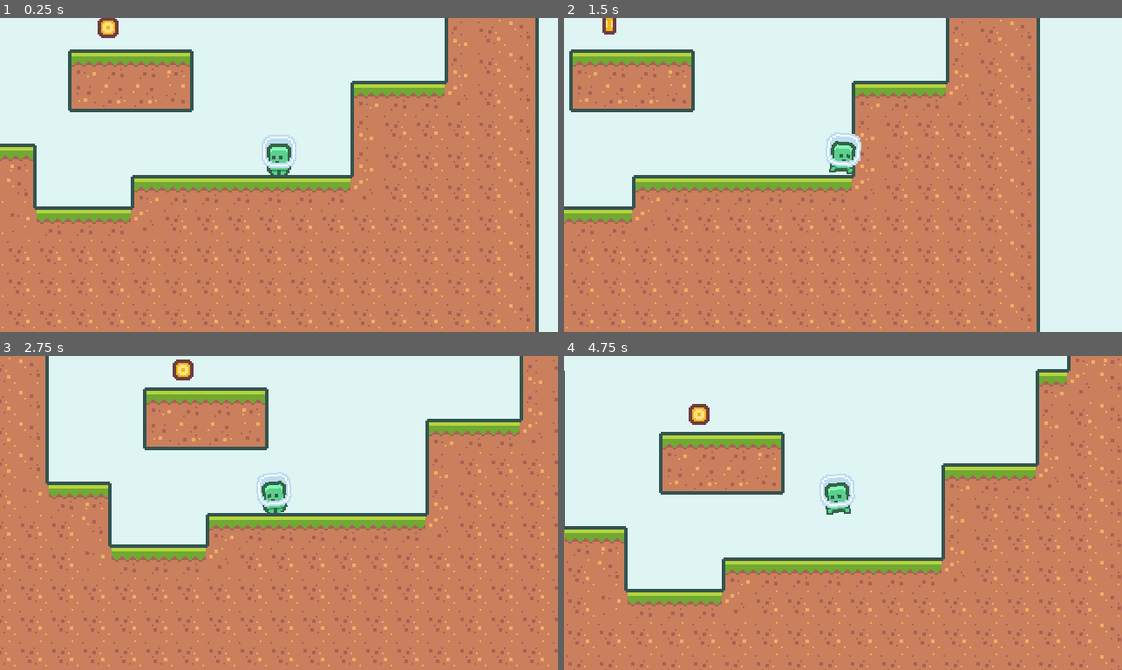
Above: before the commit, frames 1-4 (two rows, left to right).
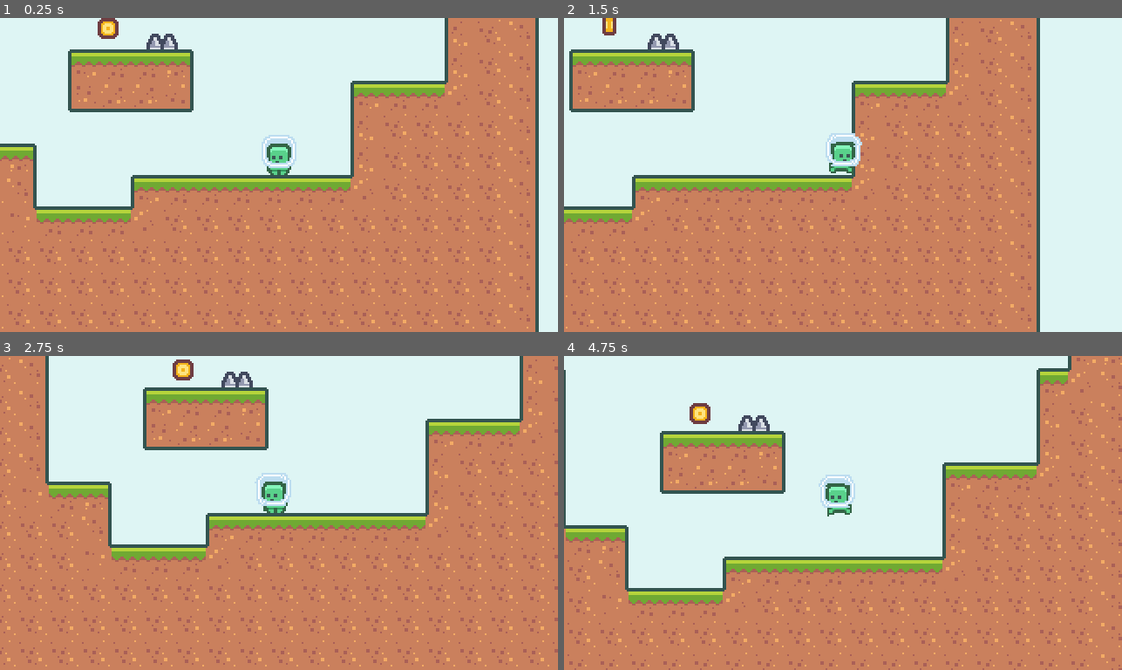
Above: after the commit, the same moments.

Repository: fremydev/2dPlatformerGodot3
Game: Godot game, scene res://scenes/main.tscn
Same seed, same stepped clock (60 frames per second), same inputs: the game is played once before the commit and once after it.
Inputs:
- Up to frame 1 (0.25 s): no input
- Up to frame 2 (1.5 s): hold D (move_right) from 0.53 s (still down); tap W (jump) at 0.77 s
- Up to frame 3 (2.75 s): tap W (jump) at 1.52 s; release D (move_right) at 2.03 s; hold A (move_left) from 2.03 s (still down)
- Up to frame 4 (4.75 s): release A (move_left) at 2.78 s; hold D (move_right) 2.78-4.28 s; tap W (jump) at 3.02, 3.77, 4.52 s; hold A (move_left) from 4.28 s (still down)

The runs differ from the first frame. In frame 1, 0.2% of the frame differs, in the area x 17-32%, y 0-10%; in frame 2, 0.3%; in frame 3, 0.3%; in frame 4, 6.1%, in the area x 0-100%, y 0-100%.

Commit message:
adds spikes

Diff:
--- a/project.godot
+++ b/project.godot
@@ -19,7 +19,7 @@
 window/size/height=180
 window/size/test_width=1280
 window/size/test_height=720
-window/stretch/mode="2d"
+window/stretch/mode="viewport"
 window/stretch/aspect="keep"
 
 [gui]
@@ -71,6 +71,11 @@
  ]
 }
 
+[layer_names]
+
+2d_physics/layer_15="HAZARD"
+2d_physics/layer_16="PICKUP"
+
 [physics]
 
 common/enable_pause_aware_picking=true
--- a/scenes/Player.gd
+++ b/scenes/Player.gd
@@ -1,4 +1,6 @@
 extends KinematicBody2D
+
+signal died
 
 const GRAVITY: int = 1000
 const MAXHSPEED: int = 133
@@ -7,6 +9,9 @@
 const JUMPTERMULT: int = 4
 var velocity: Vector2 = Vector2.ZERO
 var has_double_jump: bool = false
+
+func _read():
+	$HazardArea.connect("area_entered", self, "on_hazard_area_entered")
 
 func _physics_process(delta):
 	var move_vector: Vector2 = get_movement_vector()
@@ -66,3 +71,7 @@
 		$AnimatedSprite.rotation_degrees = -4
 	else:
 		 $AnimatedSprite.rotation_degrees = 0
+
+
+func on_hazard_area_entered(_area2d: Area2D) -> void:
+	emit_signal("died")
--- a/scenes/Player.tscn
+++ b/scenes/Player.tscn
@@ -6,6 +6,9 @@
 
 [sub_resource type="CircleShape2D" id=3]
 radius = 16.0
+
+[sub_resource type="RectangleShape2D" id=4]
+extents = Vector2( 4, 7 )
 
 [sub_resource type="SpriteFrames" id=2]
 animations = [ {
@@ -35,13 +38,21 @@
 wait_time = 0.12
 one_shot = true
 
-[node name="Area2D" type="Area2D" parent="."]
+[node name="PickupArea" type="Area2D" parent="."]
 collision_layer = 32768
 collision_mask = 32768
 
-[node name="CollisionShape2D" type="CollisionShape2D" parent="Area2D"]
+[node name="CollisionShape2D" type="CollisionShape2D" parent="PickupArea"]
 position = Vector2( 0, -12 )
 shape = SubResource( 3 )
+
+[node name="HazardArea" type="Area2D" parent="."]
+position = Vector2( 0, -7 )
+collision_layer = 16384
+collision_mask = 16384
+
+[node name="CollisionShape2D" type="CollisionShape2D" parent="HazardArea"]
+shape = SubResource( 4 )
 
 [node name="AnimatedSprite" type="AnimatedSprite" parent="."]
 position = Vector2( 0, -12 )
--- /dev/null
+++ b/scenes/Spikes.tscn
@@ -0,0 +1,20 @@
+[gd_scene load_steps=3 format=2]
+
+[ext_resource path="res://assets/spikes/tile_0068.png" type="Texture" id=1]
+
+[sub_resource type="RectangleShape2D" id=1]
+extents = Vector2( 7, 2 )
+
+[node name="Spikes" type="Node2D"]
+
+[node name="Sprite" type="Sprite" parent="."]
+texture = ExtResource( 1 )
+offset = Vector2( 0, -9 )
+
+[node name="Area2D" type="Area2D" parent="."]
+position = Vector2( 0, -2 )
+collision_layer = 16384
+collision_mask = 16384
+
+[node name="CollisionShape2D" type="CollisionShape2D" parent="Area2D"]
+shape = SubResource( 1 )
--- a/scenes/main.tscn
+++ b/scenes/main.tscn
@@ -1,9 +1,10 @@
-[gd_scene load_steps=5 format=2]
+[gd_scene load_steps=6 format=2]
 
 [ext_resource path="res://resources/tileset.tres" type="TileSet" id=1]
 [ext_resource path="res://scenes/Player.tscn" type="PackedScene" id=2]
 [ext_resource path="res://scenes/GameCamera.tscn" type="PackedScene" id=3]
 [ext_resource path="res://scenes/Coin.tscn" type="PackedScene" id=4]
+[ext_resource path="res://scenes/Spikes.tscn" type="PackedScene" id=5]
 
 [node name="Main" type="Node"]
 
@@ -20,3 +21,6 @@
 
 [node name="Coin" parent="." instance=ExtResource( 4 )]
 position = Vector2( 257, 101 )
+
+[node name="Spikes" parent="." instance=ExtResource( 5 )]
+position = Vector2( 288, 108 )
Binary file added: assets/spikes/tile_0068.png
Not shown: 1 places in scenes/Player.tscn that only renumber resources
